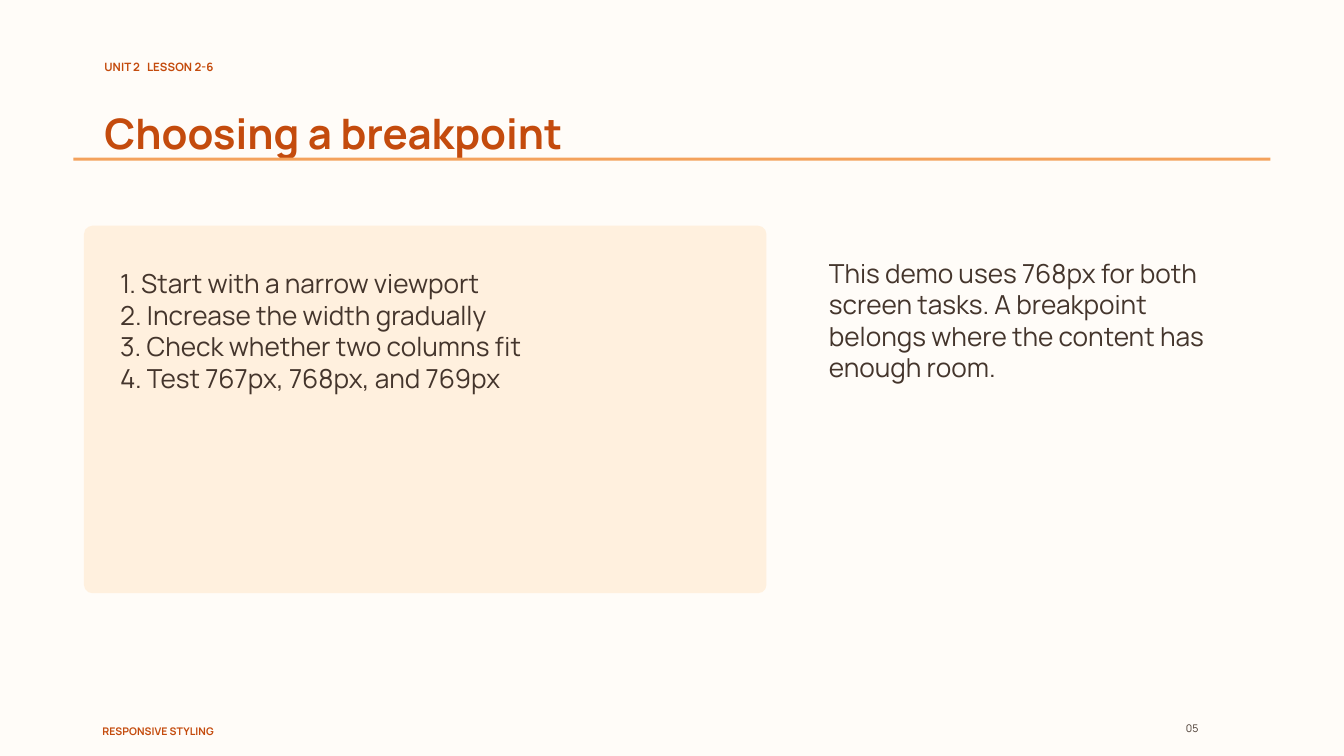
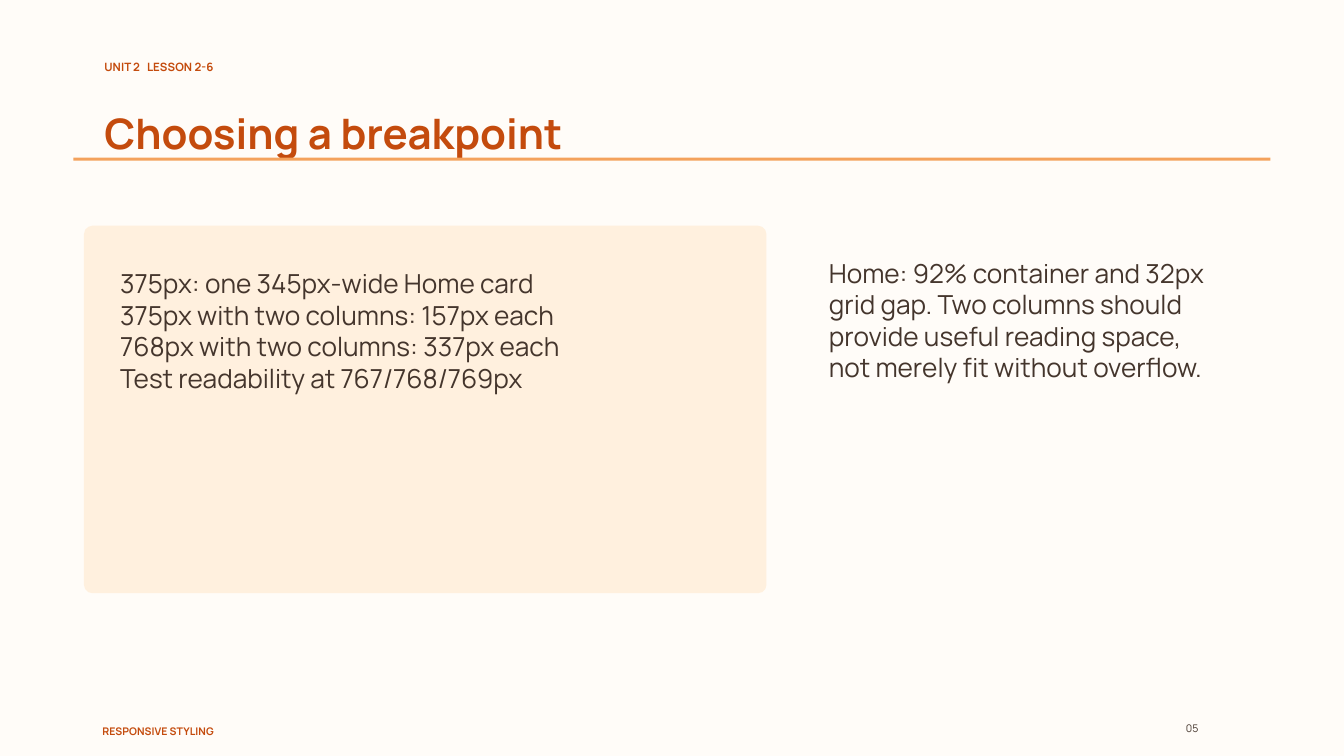
Before and after one commit to nakarapunchai/cis181-course-template, a slide deck: slide 5 of demo/Demo 2-6/Lesson 2-6 Responsive Styling.pptx. Drawn at 1344x756 pixels with LibreOffice and Linux fonts; fonts in the diff are those of the drawing. Boxes give left, top, right and bottom in pixels: in the first picture for what was removed or moved away, otherwise in the second. Text is boxed around its words. In the diff, an @@ line names an element or a change of style, - is before the commit and + after.

Commit message:
Refocus Demo 2-6 teaching materials on responsive CSS and diagnostic practice

```diff
--- a/demo/Demo 2-6/Lesson 2-6 Responsive Styling.pptx
+++ b/demo/Demo 2-6/Lesson 2-6 Responsive Styling.pptx
@@ text at bbox=[829, 263, 1203, 384]: text changed @@
-This demo uses 768px for both screen tasks. A breakpoint belongs where the content has enough room.
+Home: 92% container and 32px grid gap. Two columns should provide useful reading space, not merely fit without overflow.
@@ text at bbox=[120, 274, 560, 395]: text changed @@
-1. Start with a narrow viewport
-2. Increase the width gradually
-3. Check whether two columns fit
-4. Test 767px, 768px, and 769px
+375px: one 345px-wide Home card
+375px with two columns: 157px each
+768px with two columns: 337px each
+Test readability at 767/768/769px
```
Also in this commit, not shown: 6 other slides changed, 3 other files.
